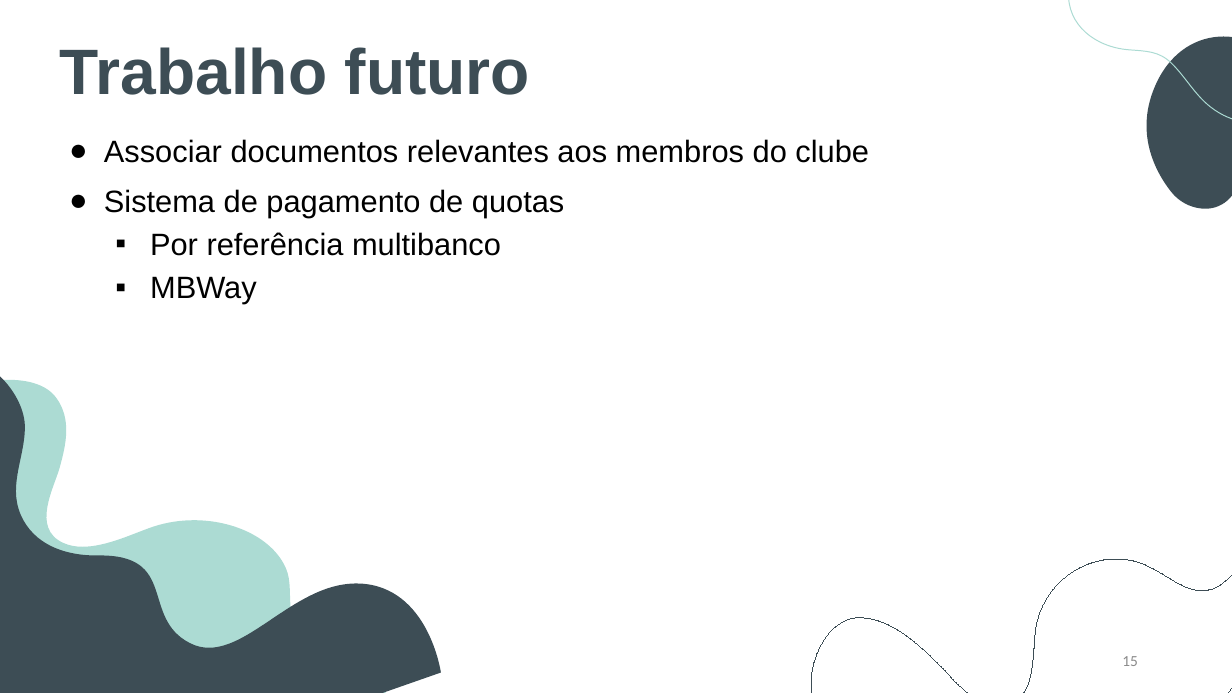
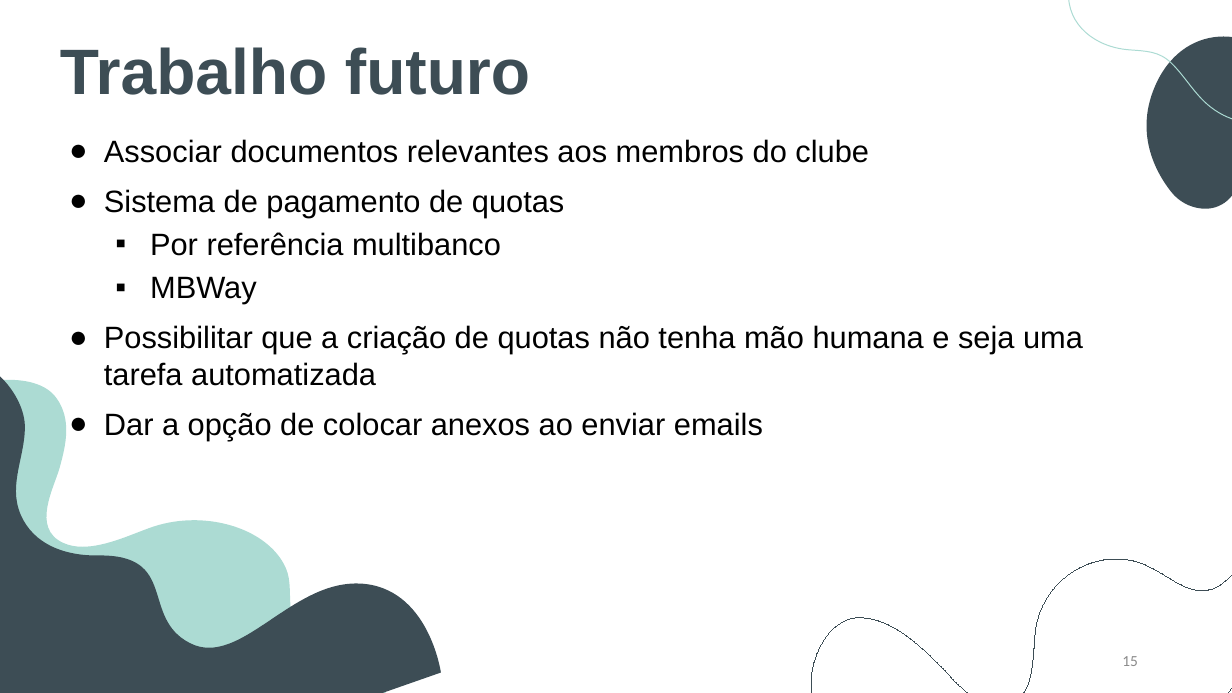
Before and after one commit to BernardoFMF/surf-management-app, a slide deck: slide 15 of docs/final-delivery/final_demonstration.pptx. Drawn at 1232x693 pixels with LibreOffice and Linux fonts; fonts in the diff are those of the drawing. Boxes give left, top, right and bottom in pixels: in the first picture for what was removed or moved away, otherwise in the second. Text is boxed around its words. In the diff, an @@ line names an element or a change of style, - is before the commit and + after.

```diff
--- a/docs/final-delivery/final_demonstration.pptx
+++ b/docs/final-delivery/final_demonstration.pptx
@@ subtitle at [104,325,1083,441]: paragraphs added @@
+● Possibilitar que a criação de quotas não tenha mão humana e seja uma tarefa automatizada
+● Dar a opção de colocar anexos ao enviar emails
```
Also in this commit, not shown: 2 other slides changed, 5 other files.
